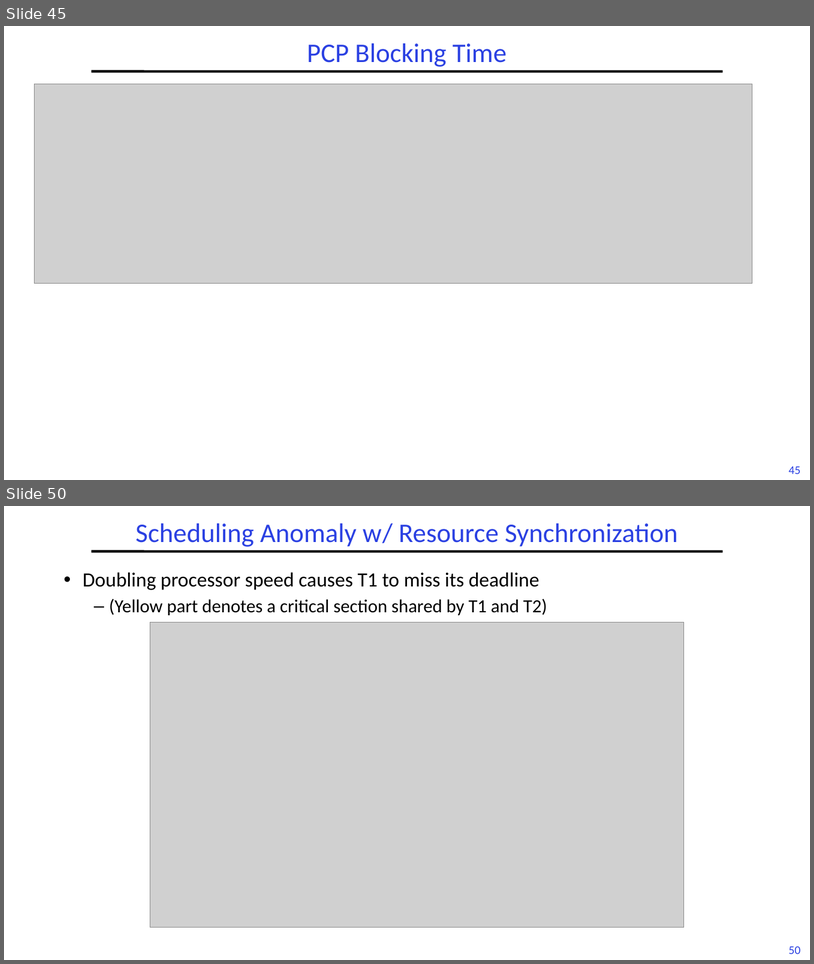
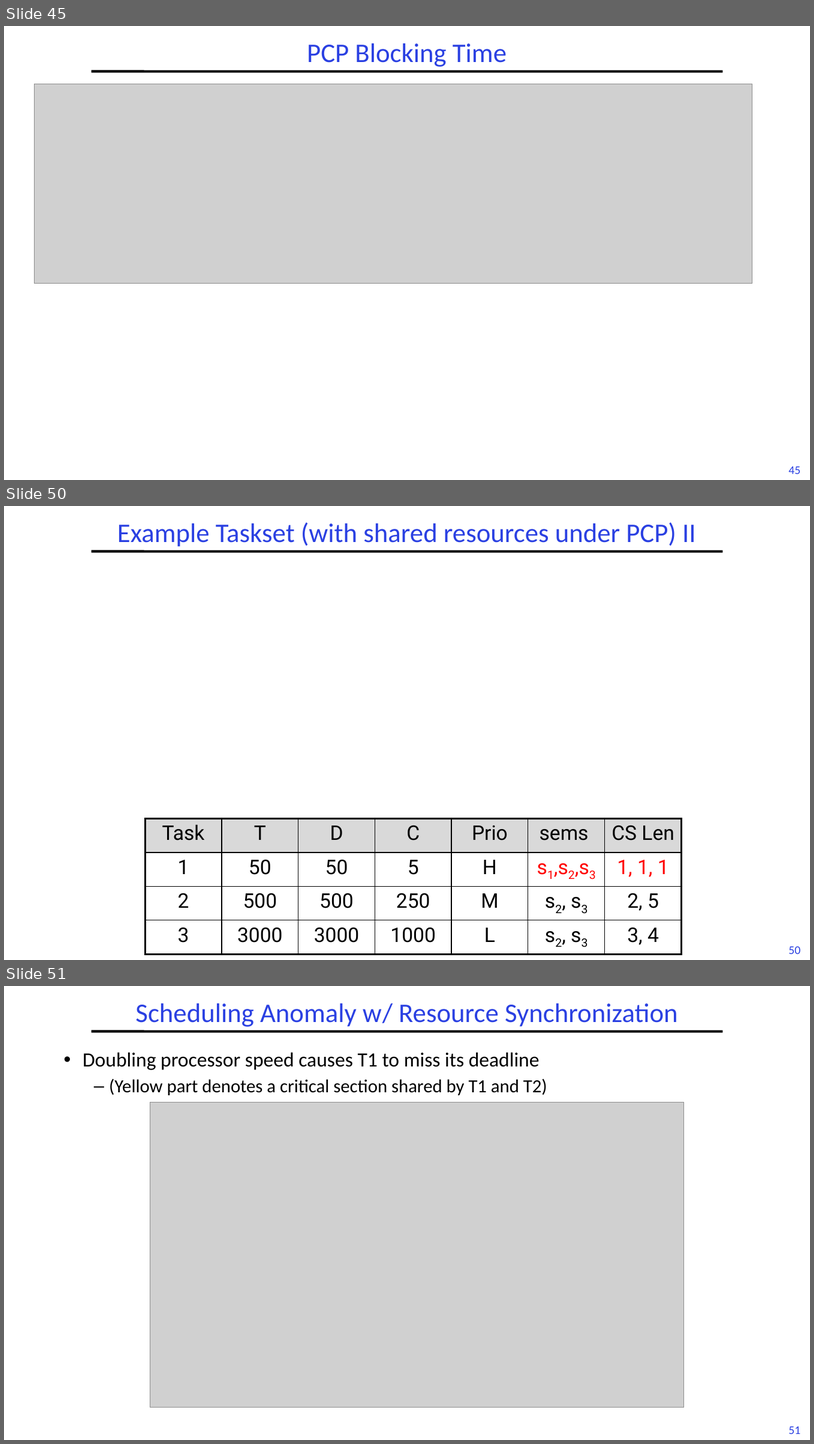
Before and after one commit to guhofstra/CSC256Fa25, a slide deck: PPTs/L6-RTScheduling II.pptx. Shown one above the other, each under a label of ours: slides 45 and 50 before the commit, slides 45, 50 and 51 after it; the slides between them are not shown. The pictures are 814x964 and 814x1444 pixels, drawn with LibreOffice and Linux fonts; fonts in the diff are those of the drawing; grey boxes stand for pictures. Boxes give left, top, right and bottom in pixels: in the first picture for what was removed or moved away, otherwise in the second. Text is boxed around its words. In the diff, an @@ line names an element or a change of style, - is before the commit and + after.

```diff
--- a/PPTs/L6-RTScheduling II.pptx
+++ b/PPTs/L6-RTScheduling II.pptx
@@ slide 50 added at (4,506,810,960), background #FFFFFF; not listed: 2 template elements that a slide beside it also shows @@
@@ title added at (117,522,696,547), 32 pt, text #2A40E2 @@
+Example Taskset (with shared resources under PCP) II
@@ table added at (145,818,683,954), 4 rows, 7 columns @@
+Task | T | D | C | Prio | sems | CS Len
+1 | 50 | 50 | 5 | H | s1,s2,s3 | 1, 1, 1
+2 | 500 | 500 | 250 | M | s2, s3 | 2, 5
+3 | 3000 | 3000 | 1000 | L | s2, s3 | 3, 4
@@ what was slide 50 is now slide 51 @@
@@ page number at (789,1426,801,1434): text changed @@
-50
+51
```
Also in this commit, not shown: 6 slides changed, 1 other file.
